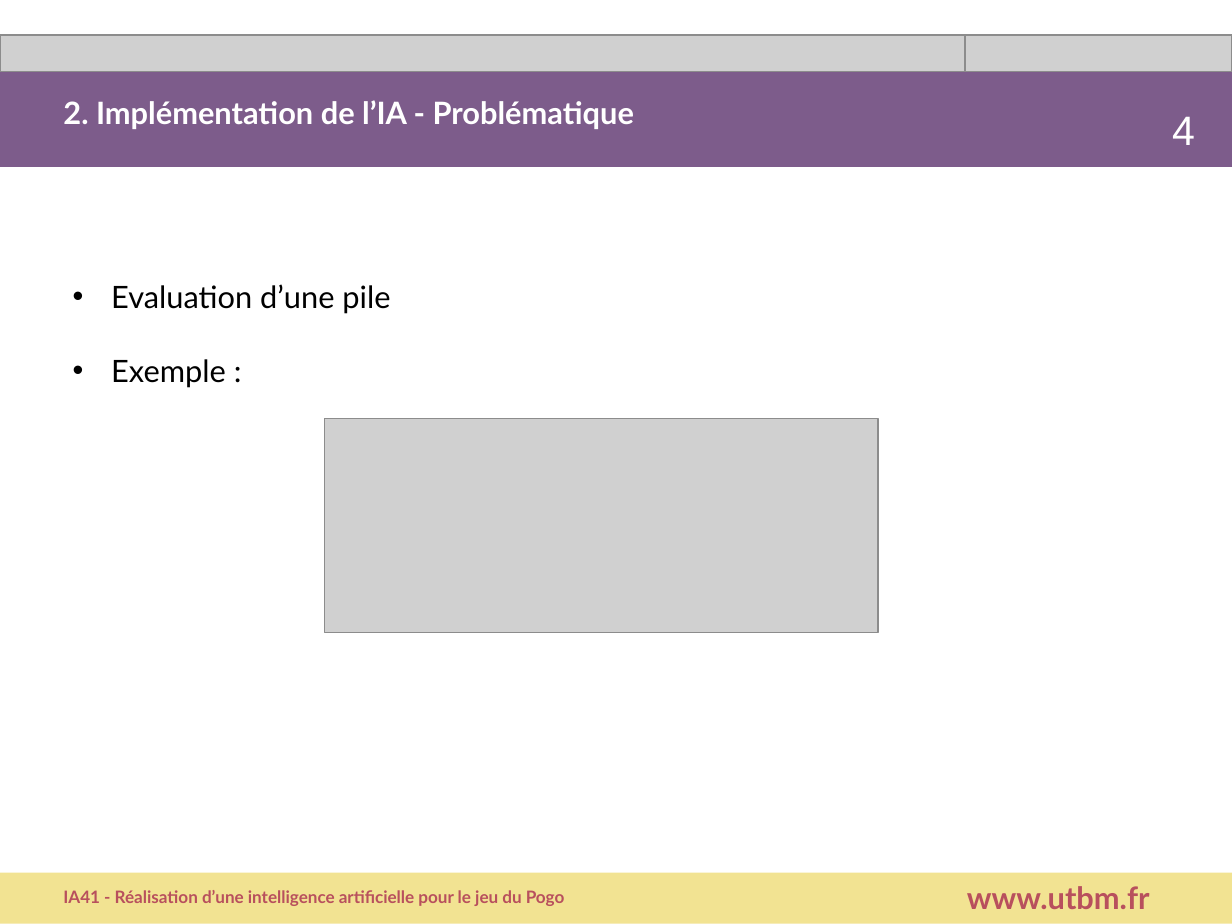
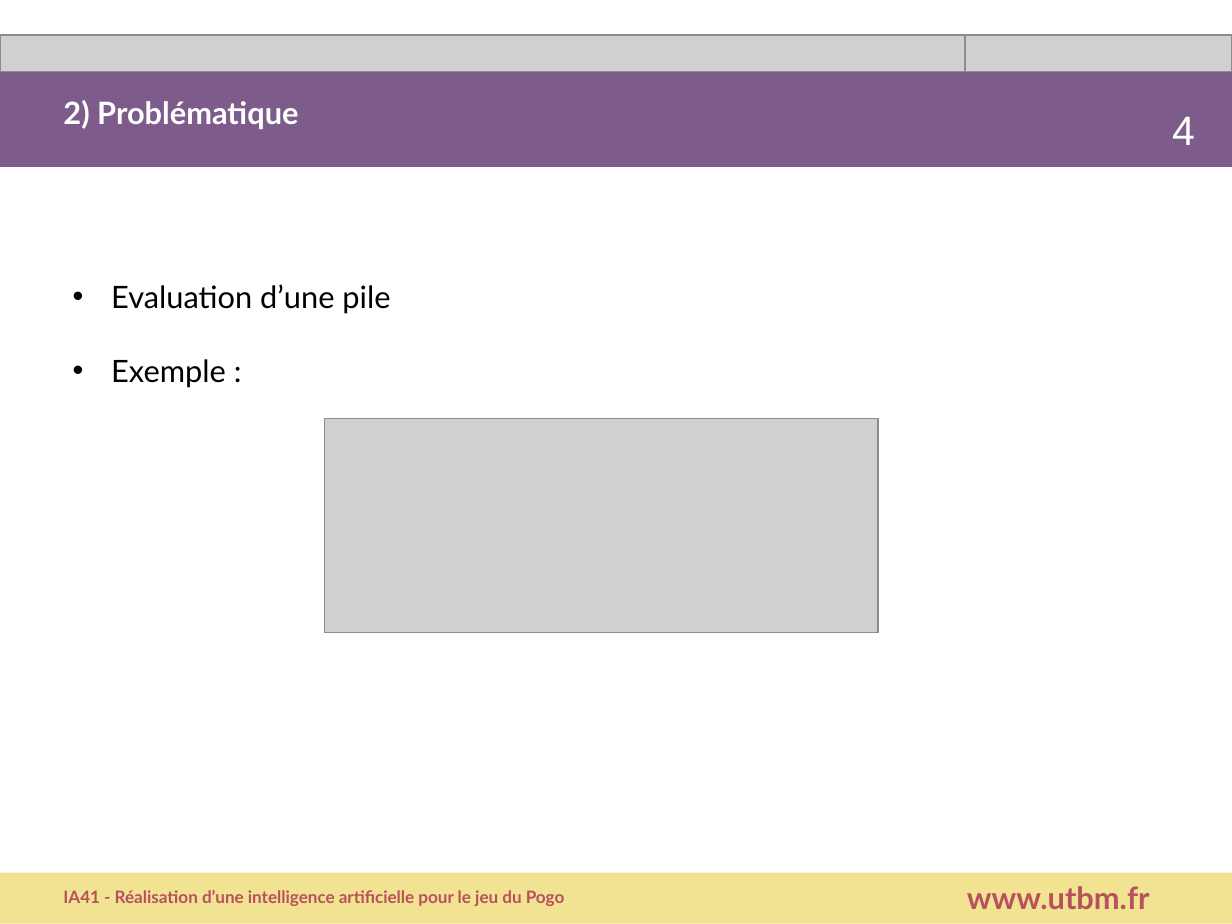
Before and after one commit to belkacemlahouel/IA41_Pogo, a slide deck: slide 4 of Presentation.ppt. Drawn at 1232x924 pixels with LibreOffice and Linux fonts; fonts in the diff are those of the drawing; grey boxes stand for pictures. Boxes give left, top, right and bottom in pixels: in the first picture for what was removed or moved away, otherwise in the second. Text is boxed around its words. In the diff, an @@ line names an element or a change of style, - is before the commit and + after.

```diff
--- a/Presentation.ppt
+++ b/Presentation.ppt
@@ text at box(63, 100, 298, 129): text changed @@
-2. Implémentation de l’IA - Problématique
+2) Problématique
```
Also in this commit, not shown: 6 other slides changed, 1 slide removed.
